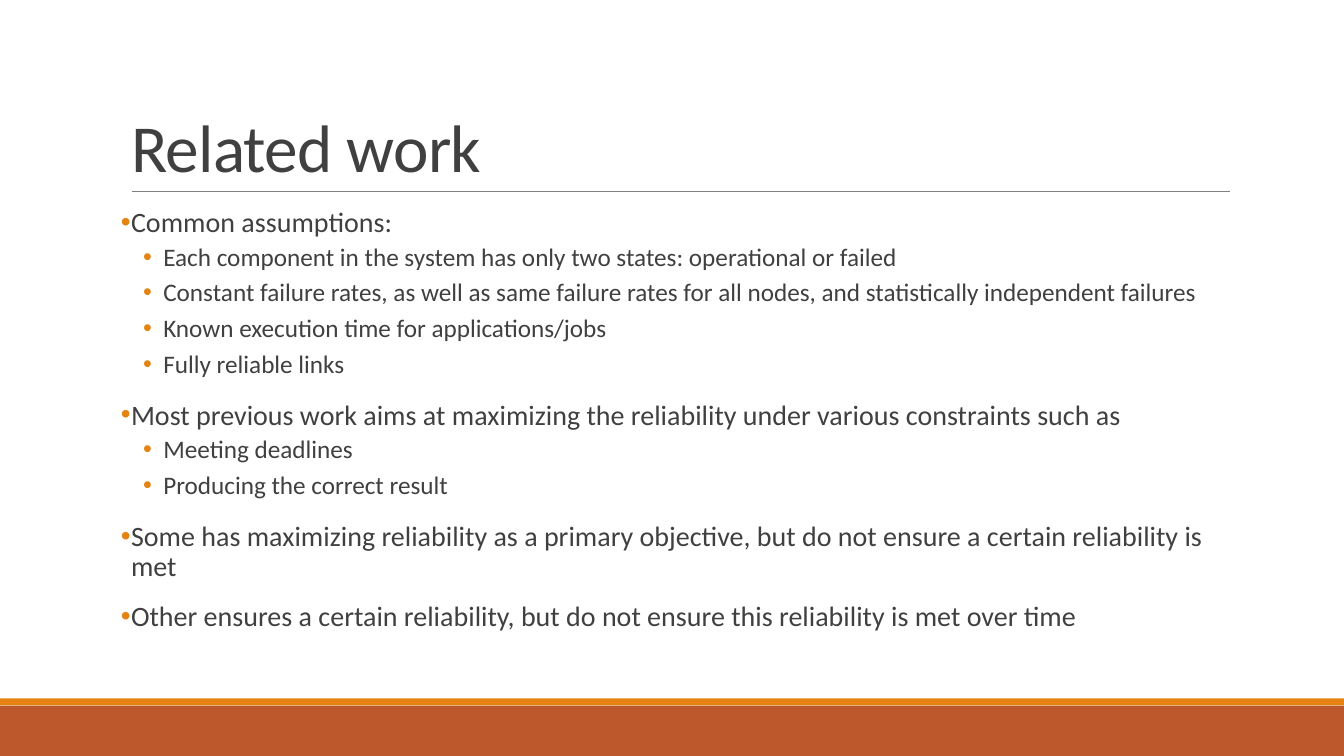
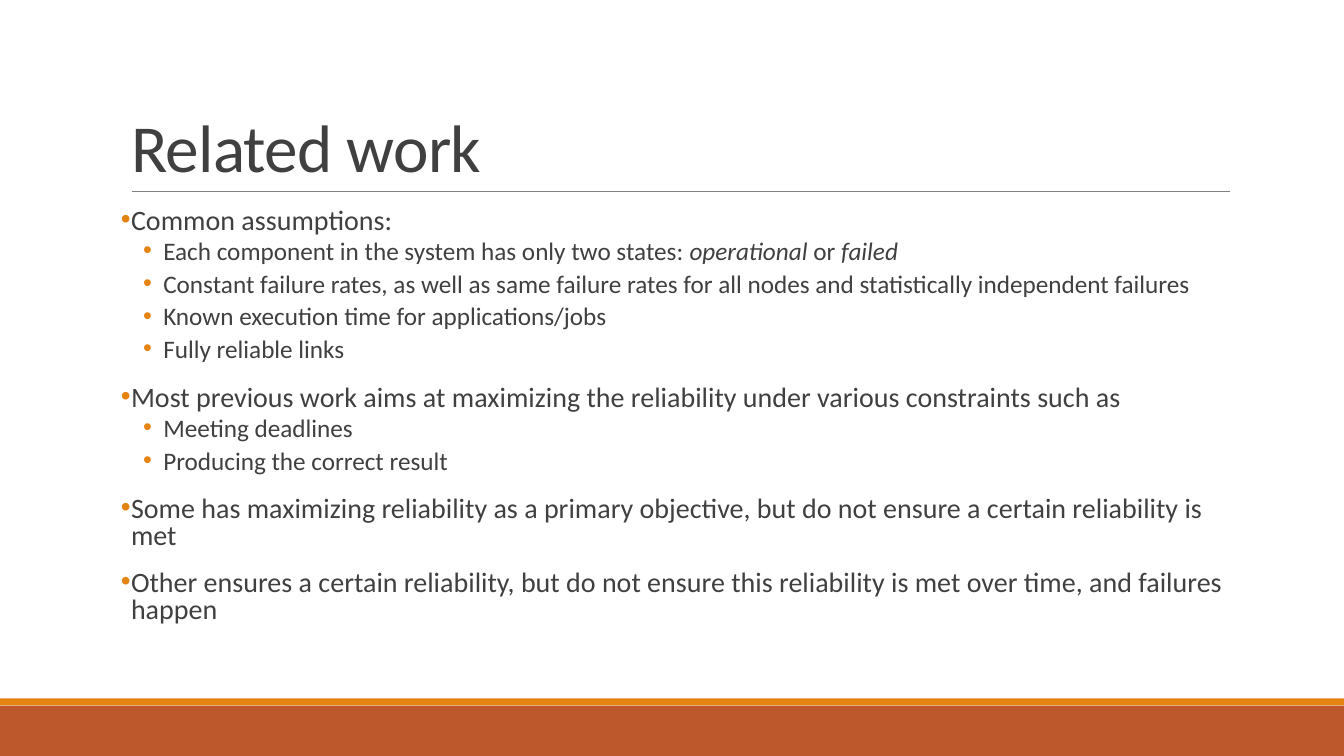
Before and after one commit to PStahl/master_thesis, a slide deck: slide 5 of presentation/presentation.pptx. Drawn at 1344x756 pixels with LibreOffice and Linux fonts; fonts in the diff are those of the drawing. Boxes give left, top, right and bottom in pixels: in the first picture for what was removed or moved away, otherwise in the second. Text is boxed around its words. In the diff, an @@ line names an element or a change of style, - is before the commit and + after.

```diff
--- a/presentation/presentation.pptx
+++ b/presentation/presentation.pptx
@@ text at <box>131,210,1202,545</box>: italic on in "operational failed"; line spacing 0.9 to 0.8 @@
@@ text at <box>163,275,1189,297</box>: text changed @@
-  • Constant failure rates, as well as same failure rates for all nodes, and statistically independent failures
+  • Constant failure rates, as well as same failure rates for all nodes and statistically independent failures
@@ text at <box>131,572,1221,624</box>: text changed @@
-• Other ensures a certain reliability, but do not ensure this reliability is met over time
+• Other ensures a certain reliability, but do not ensure this reliability is met over time, and failures happen
```
Also in this commit, not shown: 6 other slides changed, 2 slides added.
